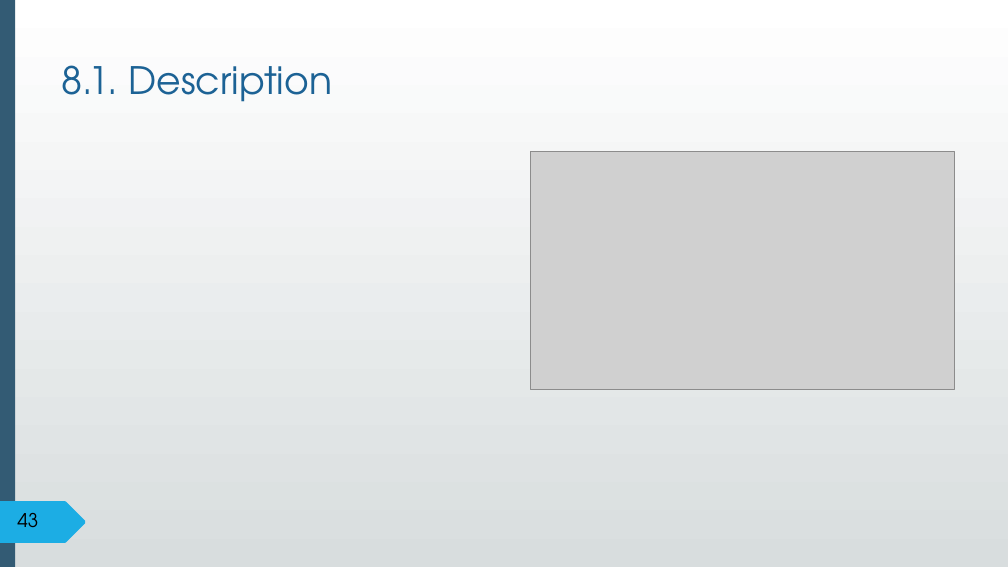
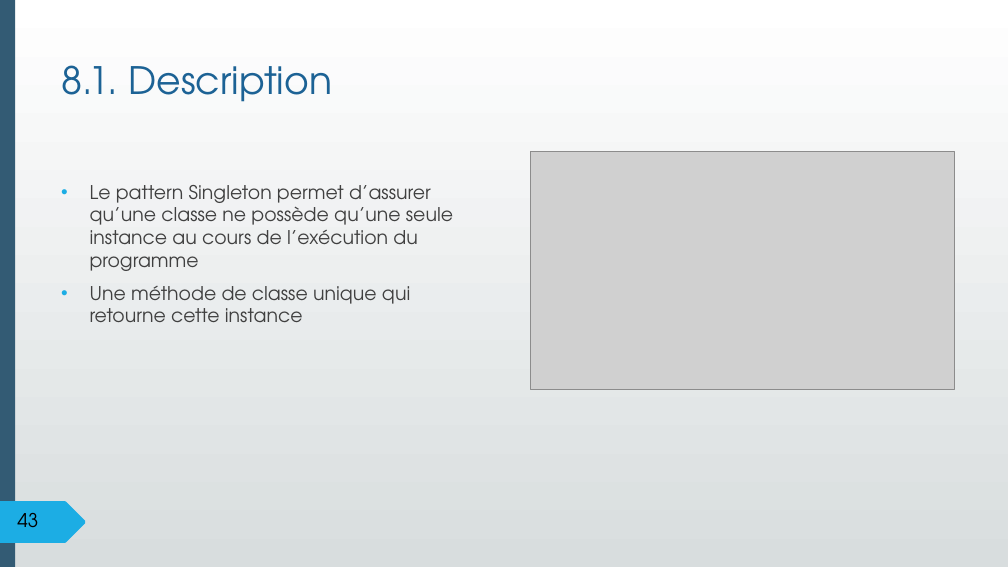
Before and after one commit to Jarvis-69/Design_Patterns_Csharp, a slide deck: slide 43 of Cours/Design Patterns en C (1).pptx. Drawn at 1008x567 pixels with LibreOffice and Linux fonts; fonts in the diff are those of the drawing; grey boxes stand for pictures; background and template pictures are left out. Boxes give left, top, right and bottom in pixels: in the first picture for what was removed or moved away, otherwise in the second. Text is boxed around its words. In the diff, an @@ line names an element or a change of style, - is before the commit and + after.

```diff
--- a/Cours/Design Patterns en C (1).pptx
+++ b/Cours/Design Patterns en C (1).pptx
@@ text added at (90, 185, 453, 322), 18 pt, text #404040 @@
+• Le pattern Singleton permet d’assurer qu’une classe ne possède qu’une seule instance au cours de l’exécution du programme
+• Une méthode de classe unique qui retourne cette instance
```
Also in this commit, not shown: 28 other files.
